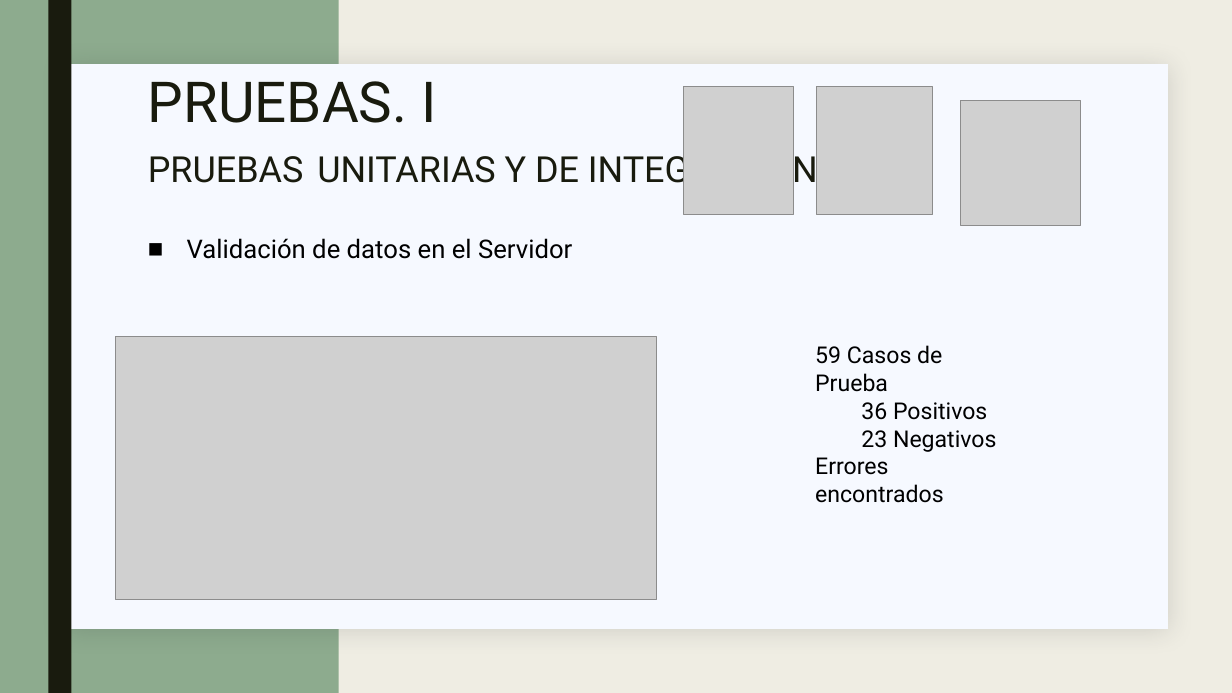
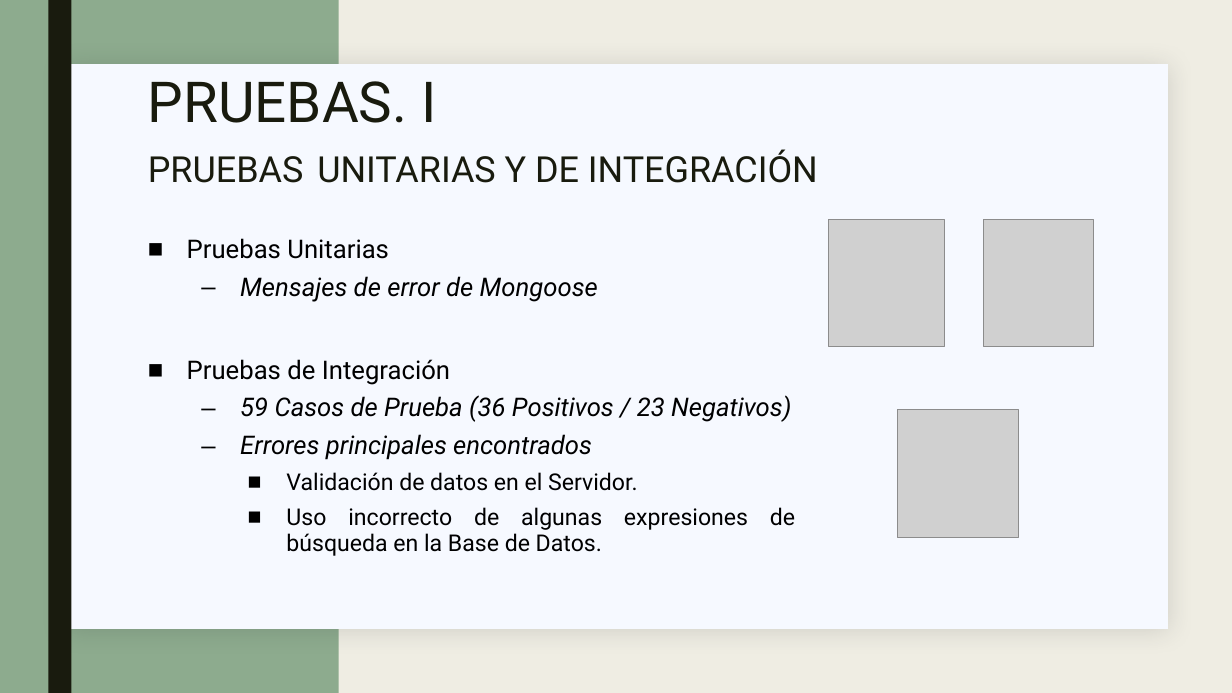
Before and after one commit to golmenero/tfg_inmobiliaria, a slide deck: slide 19 of MATERIAL/Defensa/Presentación.pptx. Drawn at 1232x693 pixels with LibreOffice and Linux fonts; fonts in the diff are those of the drawing; grey boxes stand for pictures; background and template pictures are left out. Boxes give left, top, right and bottom in pixels: in the first picture for what was removed or moved away, otherwise in the second. Text is boxed around its words. In the diff, an @@ line names an element or a change of style, - is before the commit and + after.

Commit message:
Presentacion

```diff
--- a/MATERIAL/Defensa/Presentación.pptx
+++ b/MATERIAL/Defensa/Presentación.pptx
@@ text at (x1=187, y1=238, x2=795, y2=556): text changed @@
-■ Validación de datos en el Servidor
+■ Pruebas Unitarias
+  – Mensajes de error de Mongoose
+■ Pruebas de Integración
+  – 59 Casos de Prueba (36 Positivos / 23 Negativos)
+  – Errores principales encontrados
+    ■ Validación de datos en el Servidor.
+    ■ Uso incorrecto de algunas expresiones de búsqueda en la Base de Datos.
@@ picture moved from (x1=817, y1=87, x2=933, y2=214) to (x1=829, y1=220, x2=945, y2=348) @@
@@ picture moved from (x1=684, y1=87, x2=794, y2=214) to (x1=983, y1=220, x2=1093, y2=348) @@
@@ picture removed at (x1=116, y1=336, x2=657, y2=600) @@
@@ text removed at (x1=815, y1=345, x2=996, y2=475) @@
-59 Casos de Prueba
-  36 Positivos
-  23 Negativos
-Errores encontrados
@@ picture moved from (x1=961, y1=100, x2=1081, y2=225) to (x1=897, y1=410, x2=1019, y2=538) @@
```
Also in this commit, not shown: 8 other slides changed, 5 slides added.
